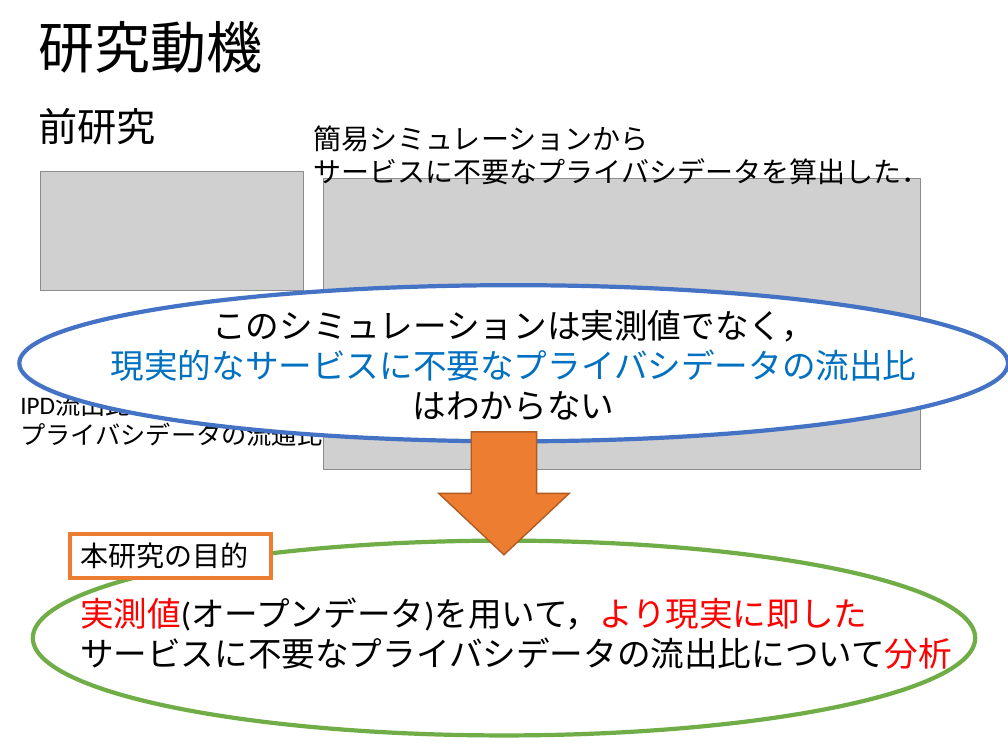
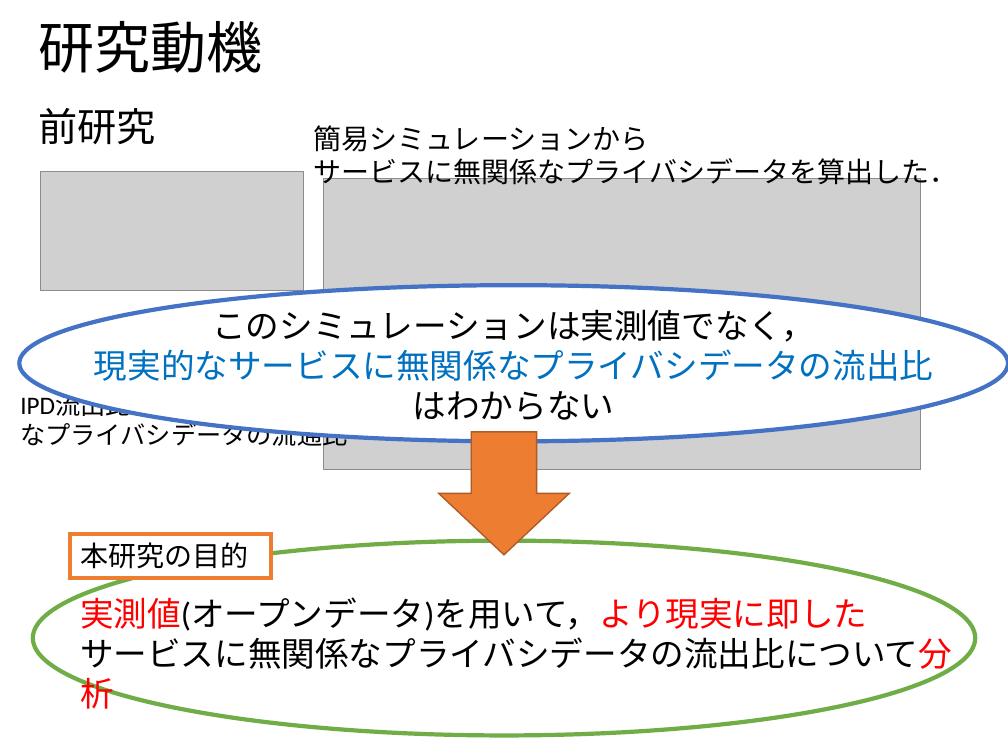
Before and after one commit to ao-megane/LplcOpenDataConverter, a slide deck: slide 8 of LplcOpenDataConverter/LplcOpenDataConverter/プレゼン/多地点カメラを用いた見守りサービスにおける第三者のプライバシデータ流出比の定量評価.pptx. Drawn at 1008x756 pixels with LibreOffice and Linux fonts; fonts in the diff are those of the drawing; grey boxes stand for pictures; background and template pictures are left out. Boxes give left, top, right and bottom in pixels: in the first picture for what was removed or moved away, otherwise in the second. Text is boxed around its words. In the diff, an @@ line names an element or a change of style, - is before the commit and + after.

```diff
--- a/LplcOpenDataConverter/LplcOpenDataConverter/プレゼン/多地点カメラを用いた見守りサービスにおける第三者のプライバシデータ流出比の定量評価.pptx
+++ b/LplcOpenDataConverter/LplcOpenDataConverter/プレゼン/多地点カメラを用いた見守りサービスにおける第三者のプライバシデータ流出比の定量評価.pptx
@@ text at (313,125,957,190): text changed @@
-簡易シミュレーションから
-サービスに不要なプライバシデータを算出した．
+簡易シミュレーションから
+サービスに無関係なプライバシデータを算出した．
@@ text at (94,303,933,420): text changed; text colour #000000 to #0070C0 @@
-このシミュレーションは実測値でなく，
-現実的なサービスに不要なプライバシデータの流出比
-はわからない
+このシミュレーションは実測値でなく，
+現実的なサービスに無関係なプライバシデータの流出比
+はわからない
@@ text at (20,394,357,451): text changed @@
-IPD流出比：サービスに不要なプライバシデータの流通比
+IPD流出比：サービスに無関係なプライバシデータの流通比
@@ text at (80,591,952,709): text changed @@
-実測値(オープンデータ)を用いて，より現実に即した
-サービスに不要なプライバシデータの流出比について分析
+実測値(オープンデータ)を用いて，より現実に即した
+サービスに無関係なプライバシデータの流出比について分析
```
Also in this commit, not shown: 20 other slides changed, 2 slides added, 2 slides removed, 1 other file.
